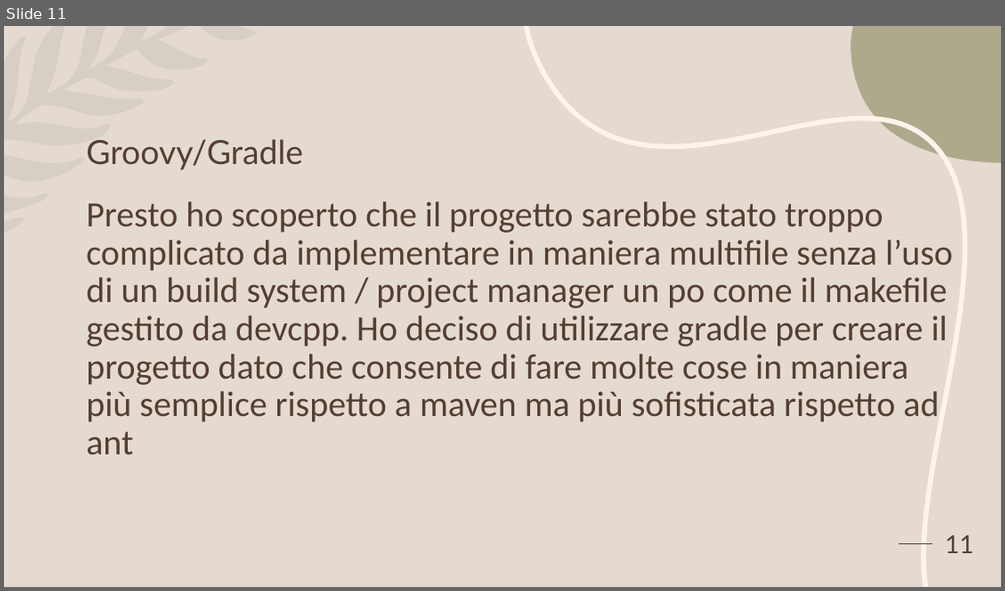
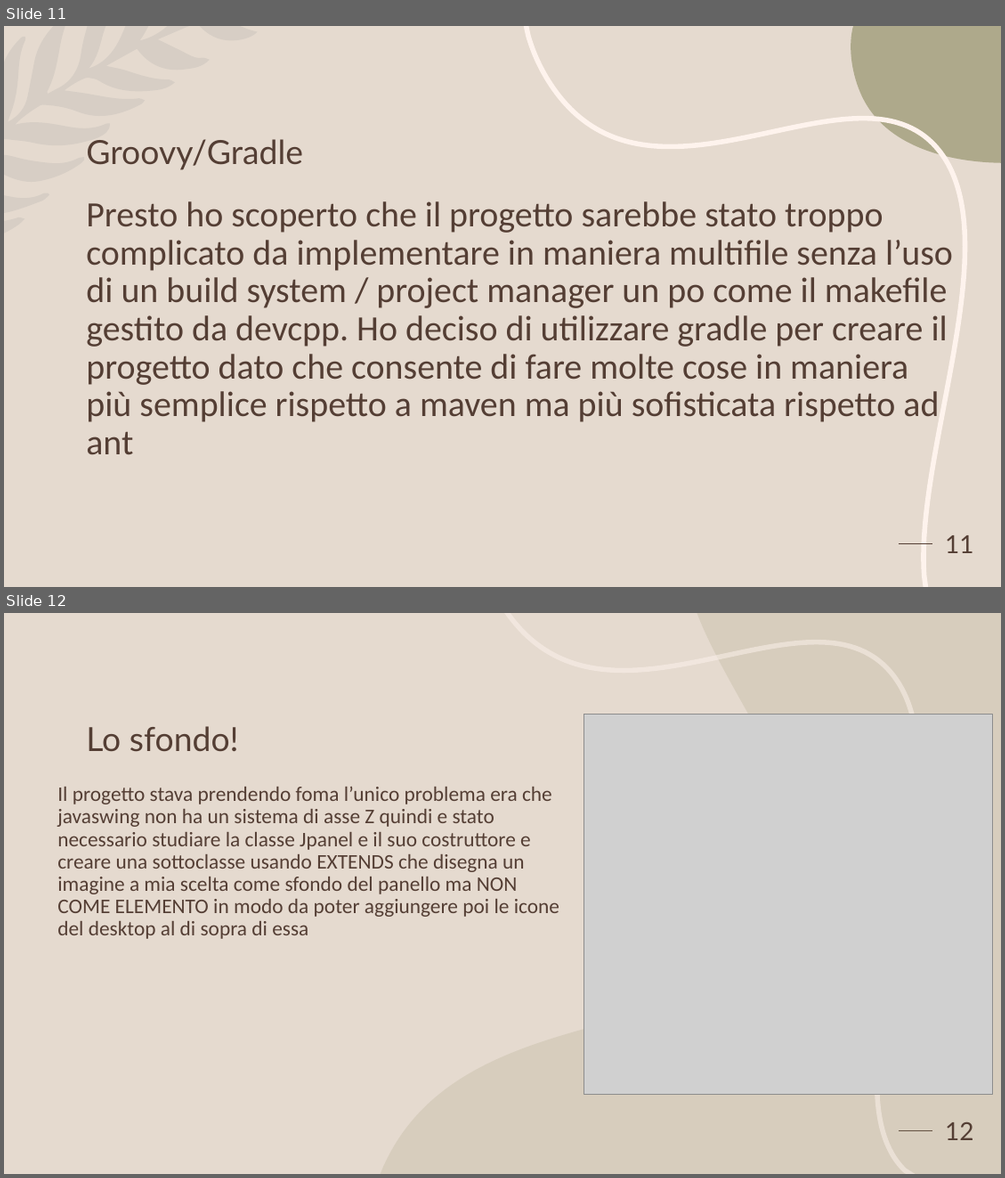
Before and after one commit to Alex123310/Appunti-Compiti, a slide deck: Il Mio.pptx. Shown one above the other, each under a label of ours: slide 11 before the commit, slides 11 and 12 after it. The pictures are 1005x591 and 1005x1178 pixels, drawn with LibreOffice and Linux fonts; fonts in the diff are those of the drawing; grey boxes stand for pictures. Boxes give left, top, right and bottom in pixels: in the first picture for what was removed or moved away, otherwise in the second. Text is boxed around its words. In the diff, an @@ line names an element or a change of style, - is before the commit and + after.

```diff
--- a/Il Mio.pptx
+++ b/Il Mio.pptx
@@ slide 12 added at (x1=4, y1=613, x2=1001, y2=1174), background #E5DACF; not listed: 1 template element that a slide beside it also shows @@
@@ freeform shape added at (x1=380, y1=613, x2=1001, y2=1174), fill #A09D79 at 20% opacity @@
@@ freeform shape added at (x1=506, y1=613, x2=919, y2=1174), outline #FEF3ED 4.75 pt @@
@@ picture added at (x1=584, y1=714, x2=993, y2=1094) @@
@@ title added at (x1=86, y1=726, x2=239, y2=752), 32 pt, text #543E34 @@
+Lo sfondo!
@@ text added at (x1=57, y1=787, x2=559, y2=939), 20 pt, text #543E34 @@
+  Il progetto stava prendendo foma l’unico problema era che javaswing non ha un sistema di asse Z quindi e stato necessario studiare la classe Jpanel e il suo costruttore e creare una sottoclasse usando EXTENDS che disegna un imagine a mia scelta come sfondo del panello ma NON COME ELEMENTO in modo da poter aggiungere poi le icone del desktop al di sopra di essa
@@ page number added at (x1=945, y1=1122, x2=973, y2=1140), 24 pt, text #543E34 @@
+12
```
Also in this commit, not shown: 1 slide changed, 1 other slide added, 3 slides removed.
